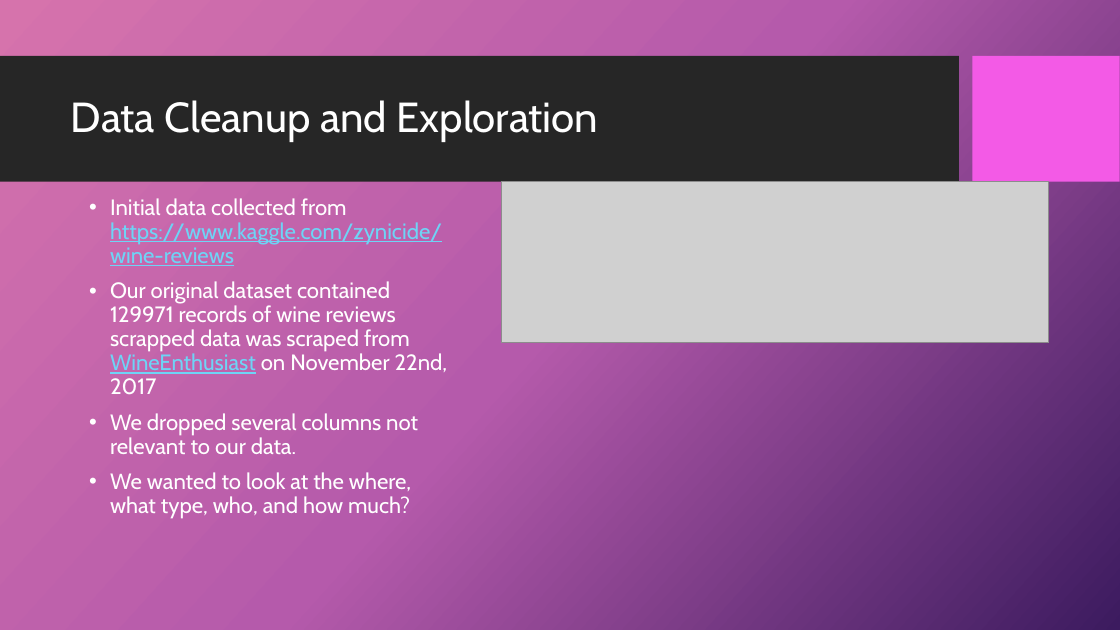
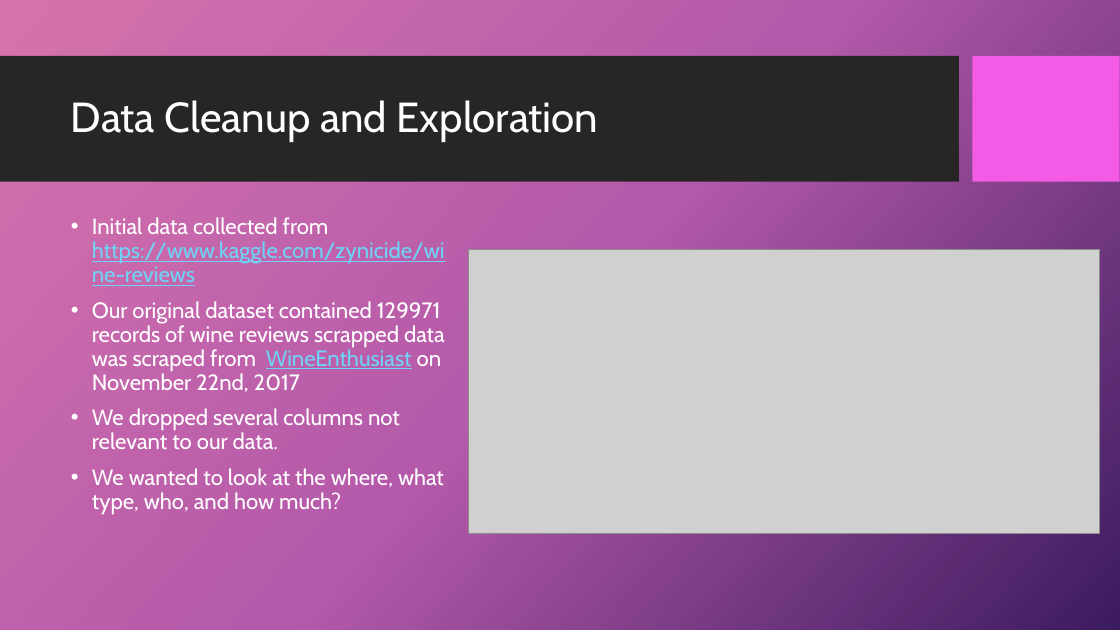
Before and after one commit to 4Reference/Project1, a slide deck: slide 5 of Data Science_Project 1_Group2.pptx. Drawn at 1120x630 pixels with LibreOffice and Linux fonts; fonts in the diff are those of the drawing; grey boxes stand for pictures; background and template pictures are left out. Boxes give left, top, right and bottom in pixels: in the first picture for what was removed or moved away, otherwise in the second. Text is boxed around its words. In the diff, an @@ line names an element or a change of style, - is before the commit and + after.

```diff
--- a/Data Science_Project 1_Group2.pptx
+++ b/Data Science_Project 1_Group2.pptx
@@ picture removed at [502, 181, 1049, 343] @@
@@ text "Initial data collected from https://www.kaggle.com/zynicide/ ..." rewrapped from [110, 198, 448, 519] to [92, 217, 445, 515] @@
@@ picture added at [469, 250, 1101, 534] @@
```
Also in this commit, not shown: 6 other slides changed, 5 slides added, 6 slides removed.
